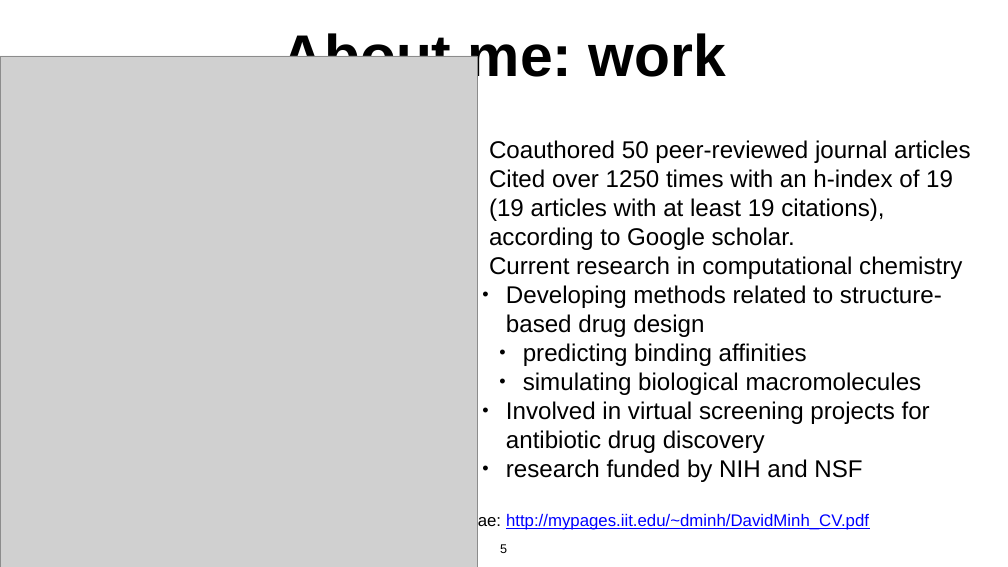
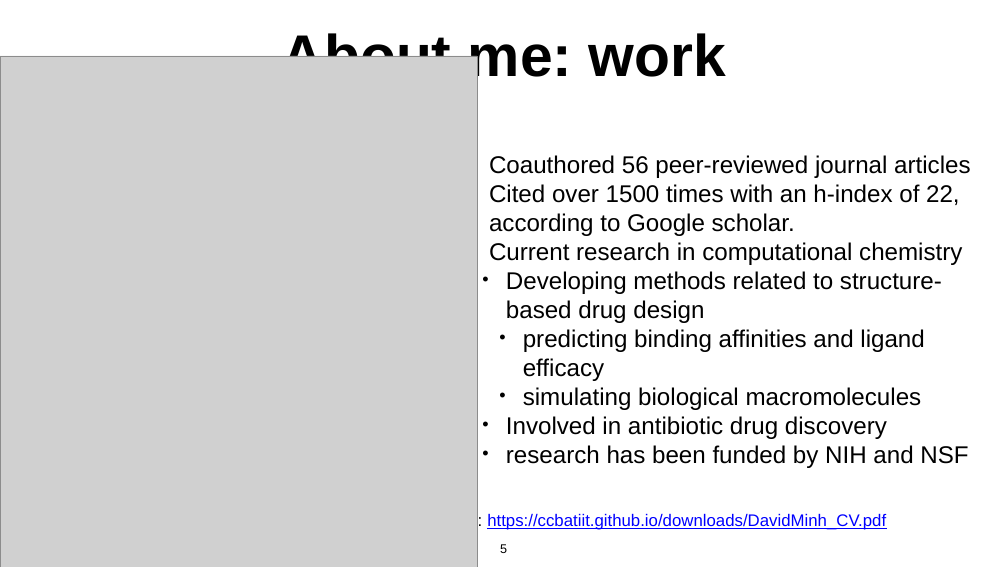
Before and after one commit to daveminh/Chem456-2024F, a slide deck: slide 5 of slides/08-26-Introduction.pptx. Drawn at 1008x567 pixels with LibreOffice and Linux fonts; fonts in the diff are those of the drawing; grey boxes stand for pictures. Boxes give left, top, right and bottom in pixels: in the first picture for what was removed or moved away, otherwise in the second. Text is boxed around its words. In the diff, an @@ line names an element or a change of style, - is before the commit and + after.

```diff
--- a/slides/08-26-Introduction.pptx
+++ b/slides/08-26-Introduction.pptx
@@ text at (489, 155, 970, 236): text changed @@
-• Coauthored 50 peer-reviewed journal articles
-• Cited over 1250 times with an h-index of 19 (19 articles with at least 19 citations), according to Google scholar.
+• Coauthored 56 peer-reviewed journal articles
+• Cited over 1500 times with an h-index of 22, according to Google scholar.
@@ text at (523, 329, 924, 381): text changed @@
-    • predicting binding affinities
+    • predicting binding affinities and ligand efficacy
@@ text at (506, 416, 968, 468): text changed @@
-  • Involved in virtual screening projects for antibiotic drug discovery
-  • research funded by NIH and NSF
+  • Involved in antibiotic drug discovery
+  • research has been funded by NIH and NSF
@@ text at (442, 512, 886, 530): text changed @@
-Full curriculum vitae: http://mypages.iit.edu/~dminh/DavidMinh_CV.pdf
+Full curriculum vitae: https://ccbatiit.github.io/downloads/DavidMinh_CV.pdf
```
Also in this commit, not shown: 1 other slide changed, 2 other files.
